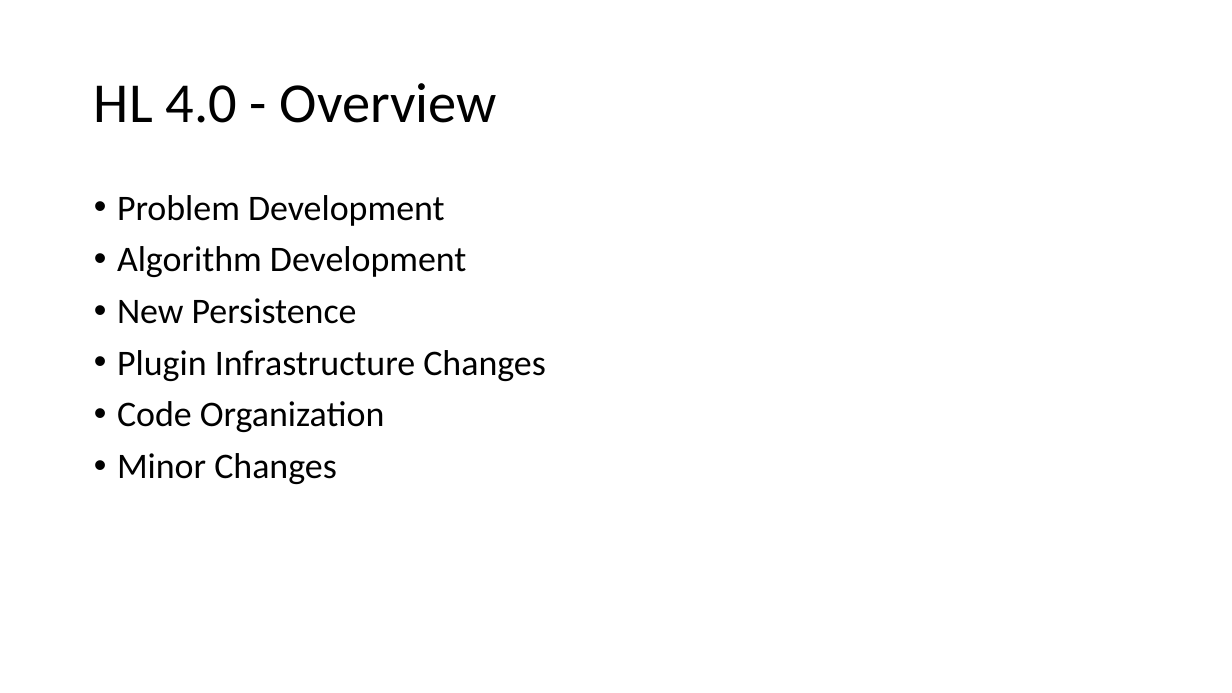
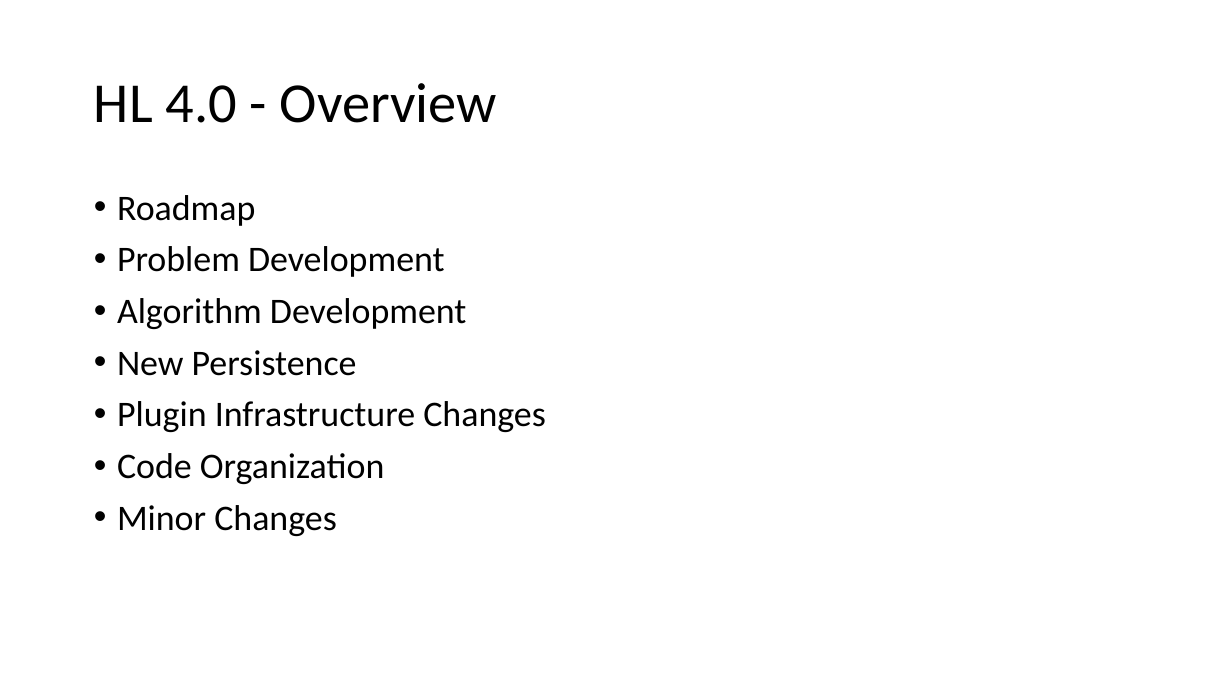
Before and after one commit to heal-research/HeuristicLab, a slide deck: slide 2 of documentation/HeuristicLab 4.0.pptx. Drawn at 1232x693 pixels with LibreOffice and Linux fonts; fonts in the diff are those of the drawing. Boxes give left, top, right and bottom in pixels: in the first picture for what was removed or moved away, otherwise in the second. Text is boxed around its words. In the diff, an @@ line names an element or a change of style, - is before the commit and + after.

```diff
--- a/documentation/HeuristicLab 4.0.pptx
+++ b/documentation/HeuristicLab 4.0.pptx
@@ text at (117, 195, 255, 226): paragraph added @@
+• Roadmap
```
Also in this commit, not shown: 1 other slide changed, 1 slide removed.
